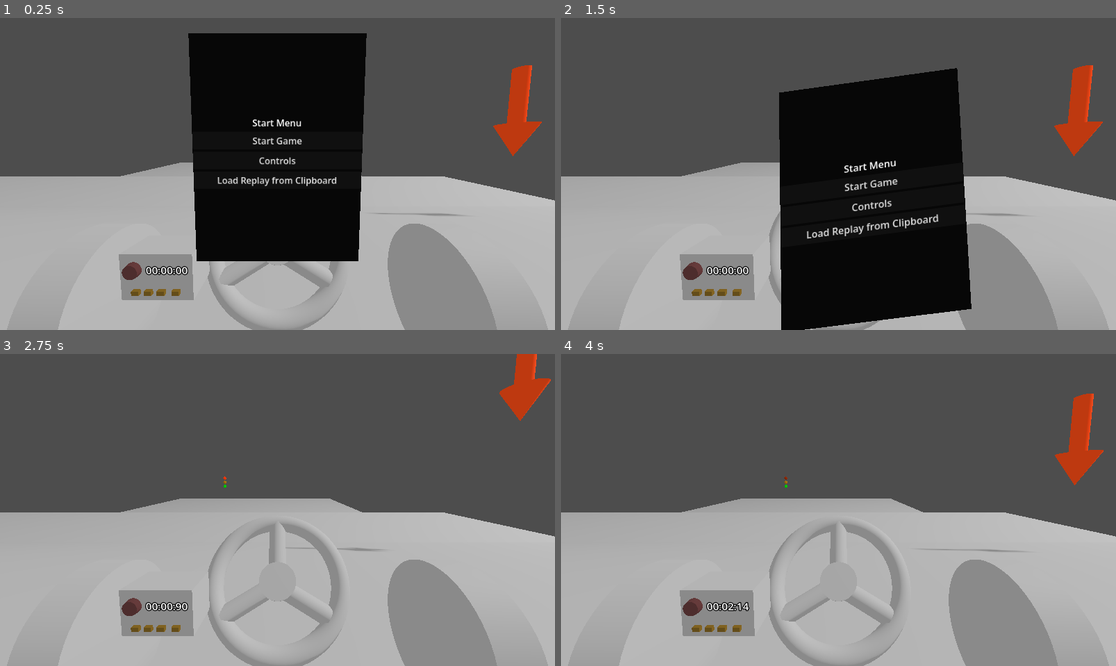
Above: before the commit, frames 1-4 (two rows, left to right).
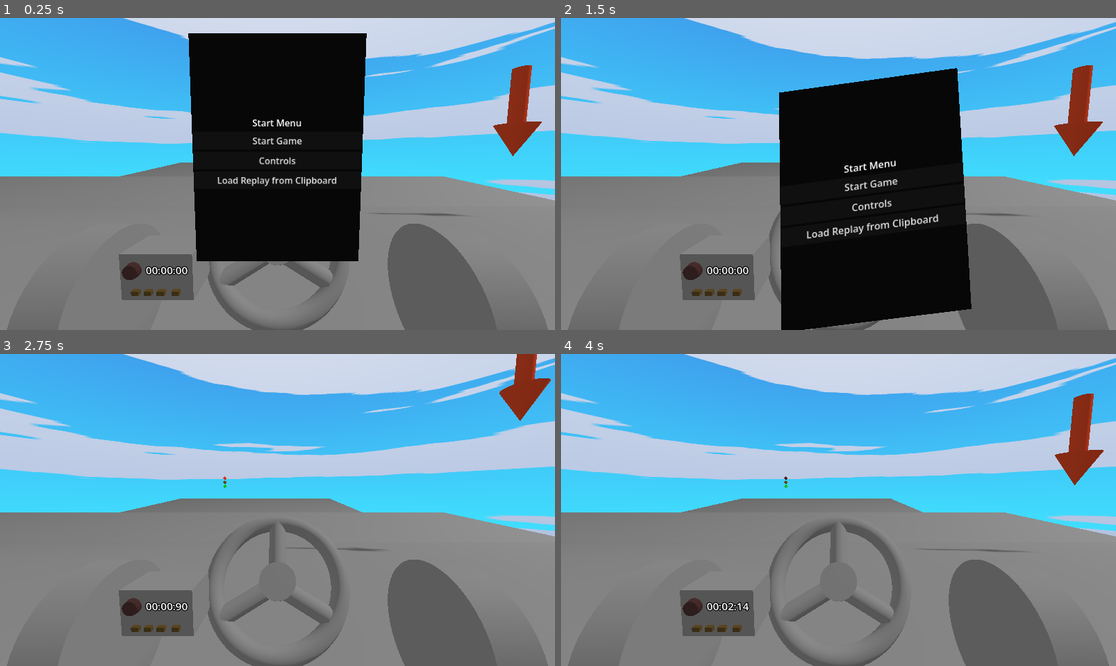
Above: after the commit, the same moments.

Repository: Lievven/connections
Game: Godot game, scene res://test_scene.tscn
Same seed, same stepped clock (60 frames per second), same inputs: the game is played once before the commit and once after it.
Inputs (mouse positions are in pixels of both pictures, inside the frame that each line leads up to):
- Up to frame 1 (0.25 s): no input
- Up to frame 2 (1.5 s): tap Enter at 0.5 s; move the mouse to (960, 158) at 0.52 s; hold Right 0.53-1.28 s; click (960, 158) at 0.67 s; tap Space (accelerate) at 1.25 s; move the mouse to (727, 189) at 1.27 s; hold Ctrl (brake) from 1.28 s (still down)
- Up to frame 3 (2.75 s): move the mouse to (333, 441) at 2.02 s; release Ctrl (brake) at 2.03 s; hold Right from 2.03 s (still down)
- Up to frame 4 (4 s): move the mouse to (810, 572) at 2.77 s; release Right at 2.78 s; hold Space (accelerate) 2.78-3.53 s; click (810, 572) at 2.92 s; move the mouse to (1005, 556) at 3.52 s; hold Left from 3.53 s (still down)

The runs differ from the first frame. In frame 1, 77% of the frame differs, in the area x 0-100%, y 0-100%; in frame 2, 74%; in frame 3, 100%; in frame 4, 100%.
Error in both runs: Out of bounds get index '0' (on base: 'Array[float]') (res://utilities/drive_path.gd:43)

Commit message:
added skybox

Diff:
--- /dev/null
+++ b/sky_test.tscn
@@ -0,0 +1,12 @@
+[gd_scene format=3 uid="uid://o7nt2nbbc3f6"]
+
+[ext_resource type="Sky" uid="uid://xxak1xrpjds8" path="res://sky_try.tres" id="1_gi5yc"]
+
+[sub_resource type="Environment" id="Environment_jkmra"]
+background_mode = 2
+sky = ExtResource("1_gi5yc")
+
+[node name="SkyTest" type="Node3D" unique_id=1921428734]
+
+[node name="Camera3D" type="Camera3D" parent="." unique_id=1537530259]
+environment = SubResource("Environment_jkmra")
--- /dev/null
+++ b/sky_try.tres
@@ -0,0 +1,52 @@
+[gd_resource type="Sky" format=3 uid="uid://xxak1xrpjds8"]
+
+[ext_resource type="Shader" uid="uid://dm6p6m0jqupvu" path="res://test_scene.gdshader" id="1_72uh5"]
+
+[sub_resource type="Gradient" id="Gradient_buypi"]
+offsets = PackedFloat32Array(0.45, 0.45, 1)
+colors = PackedColorArray(0.34901962, 0.25490198, 0.18039216, 1, 0.6952, 0.75988, 0.88, 1, 1, 1, 1, 1)
+
+[sub_resource type="GradientTexture2D" id="GradientTexture2D_kod4q"]
+gradient = SubResource("Gradient_buypi")
+fill_from = Vector2(1, 1)
+
+[sub_resource type="Gradient" id="Gradient_72uh5"]
+offsets = PackedFloat32Array(0.5, 0.5)
+colors = PackedColorArray(1, 1, 1, 1, 0, 0, 0, 1)
+
+[sub_resource type="FastNoiseLite" id="FastNoiseLite_vr1i5"]
+frequency = 0.007
+
+[sub_resource type="NoiseTexture2D" id="NoiseTexture2D_woa5y"]
+width = 256
+height = 2048
+noise = SubResource("FastNoiseLite_vr1i5")
+color_ramp = SubResource("Gradient_72uh5")
+seamless = true
+in_3d_space = true
+
+[sub_resource type="Gradient" id="Gradient_oo8pe"]
+colors = PackedColorArray(0.42, 0.42, 0.42, 1, 0.74, 0.74, 0.74, 1)
+
+[sub_resource type="GradientTexture2D" id="GradientTexture2D_pa7nf"]
+gradient = SubResource("Gradient_oo8pe")
+fill_from = Vector2(0.081196584, 1)
+
+[sub_resource type="Gradient" id="Gradient_fbuy2"]
+offsets = PackedFloat32Array(0, 0.45, 0.45, 1)
+colors = PackedColorArray(0.26, 0.19136001, 0.1352, 1, 0.41, 0.30176002, 0.21319999, 1, 0.25, 0.8875001, 1, 1, 0.2457001, 0.19440001, 0.81, 1)
+
+[sub_resource type="GradientTexture2D" id="GradientTexture2D_weflg"]
+gradient = SubResource("Gradient_fbuy2")
+fill_from = Vector2(1, 1)
+
+[sub_resource type="ShaderMaterial" id="ShaderMaterial_buypi"]
+shader = ExtResource("1_72uh5")
+shader_parameter/hdri_background = SubResource("GradientTexture2D_pa7nf")
+shader_parameter/sky_background = SubResource("GradientTexture2D_weflg")
+shader_parameter/clouds = SubResource("NoiseTexture2D_woa5y")
+shader_parameter/cloud_color = SubResource("GradientTexture2D_kod4q")
+shader_parameter/exposure = 1.0
+
+[resource]
+sky_material = SubResource("ShaderMaterial_buypi")
--- /dev/null
+++ b/test_scene.gdshader
@@ -0,0 +1,16 @@
+shader_type sky;
+
+uniform sampler2D hdri_background : filter_linear, source_color, hint_default_black;
+uniform sampler2D sky_background : filter_linear, source_color, hint_default_black;
+uniform sampler2D clouds : filter_linear, source_color, hint_default_black;
+uniform sampler2D cloud_color : source_color;
+uniform float exposure : hint_range(0, 128) = 1.0;
+
+void sky() {
+	if(AT_CUBEMAP_PASS){
+		COLOR = texture(hdri_background, SKY_COORDS).rgb * exposure;
+	}
+	else{
+		COLOR = mix(texture(sky_background, SKY_COORDS).rgb, texture(cloud_color, SKY_COORDS).rgb, texture(clouds, SKY_COORDS).r);
+	}
+}
--- a/test_scene.tscn
+++ b/test_scene.tscn
@@ -1,5 +1,6 @@
 [gd_scene format=3 uid="uid://bvd6yq4ljpman"]
 
+[ext_resource type="Sky" uid="uid://xxak1xrpjds8" path="res://sky_try.tres" id="1_buypi"]
 [ext_resource type="PackedScene" uid="uid://dyhc35lhjsnfs" path="res://menus/phone_menu.tscn" id="2_8pr8v"]
 [ext_resource type="Script" uid="uid://b3i36872q1ksy" path="res://utilities/choice_path.gd" id="3_8pr8v"]
 [ext_resource type="PackedScene" uid="uid://c4845dvr05npt" path="res://vehicles/vehicle_body.tscn" id="3_sasra"]
@@ -15,6 +16,8 @@
 size = Vector2(100, 100)
 
 [sub_resource type="Environment" id="Environment_ia1lp"]
+background_mode = 2
+sky = ExtResource("1_buypi")
 ambient_light_source = 3
 ambient_light_color = Color(1, 1, 1, 1)
 
@@ -245,6 +248,3 @@
 
 [node name="DrivePath" parent="." unique_id=1548245820 node_paths=PackedStringArray("player_vehicle") instance=ExtResource("6_buypi")]
 player_vehicle = NodePath("../VehicleBody3D")
-
-[node name="Camera3D" type="Camera3D" parent="." unique_id=1858044562]
-transform = Transform3D(1, 0, 0, 0, 0.9659259, 0.25881907, 0, -0.25881907, 0.9659258, 0, 19, 50)
Not shown, added: test_scene.gdshader.uid
